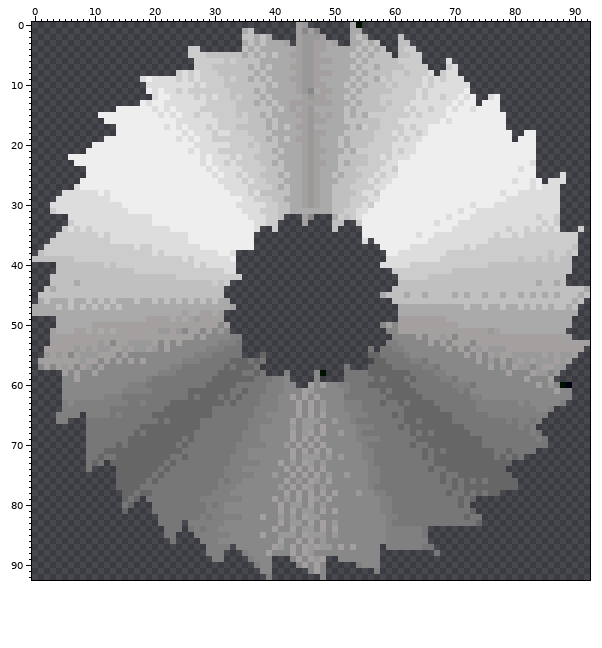
Sprite sheet: Sunsinger.gmx/sprites/images/spr_blade_1.png. Above, as it was before the edit.
The file is 93x93 pixels. Colours within 5 levels of each other are drawn and written as one.
And afterwards:
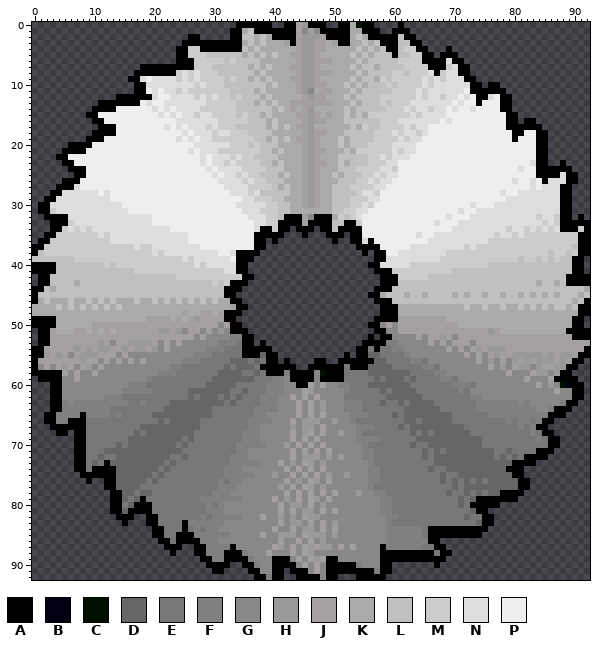
Palette (. is transparent): A #000000  B #000011  C #001100  D #666666  E #777777  F #808080  G #888888  H #999999  J #a4a0a0  K #aaaaaa  L #c0c0c0  M #cccccc  N #dddddd  P #eeeeee
The edit:
Changed rows in their new state; - is an unchanged pixel.
first column x 0:
 0 ----------------------------------AAAAAA--AA--AAA--AA--AA----A-------------------------------
 1 ---------------------------------AA--AAAAAAA----AAAAA--AAA--AAA------------------------------
 2 --------------------------AA-----AA-----AAAA-----AAAA---AAAAA-AA-----------------------------
 3 -------------------------AAAAAAAAAA--------A-------AA-----AAA--AA----------------------------
 4 ------------------------AA--AAAAAAA------------------------AA---AA---A-----------------------
 5 ------------------------AA----------------------------------A----AA-AAA----------------------
 6 ------------------------AAA--------------------------------------AAAA-AA---------------------
 7 ------------------AAAAAAAAA---------------------------------------AAA--AA--------------------
 8 -----------------AAAAAAA-------------------------------------------A---AA--------------------
 9 ----------------AA------------------------------------------------------AA-------------------
10 -----------------AA------------------------------------------------------AA-AA---------------
11 -----------------AA------------------------------------------------------AAAAAA--------------
12 --------------AAAAAA------------------------------------------------------AA--AA-------------
13 -----------AAAAAAA--------------------------------------------------------A---AA-------------
14 ----------AAAA----------------------------------------------------------------AA-------------
15 ---------AA--------------------------------------------------------------------AA------------
16 ----------AA-------------------------------------------------------------------AA-AA---------
17 -----------AAA-----------------------------------------------------------------AAAAAA--------
18 ----------AAAA------------------------------------------------------------------AA--AA-------
19 ---------AAA--------------------------------------------------------------------A---AA-------
20 ------AAAA--------------------------------------------------------------------------AA-------
21 -----AAAA---------------------------------------------------------------------------AA-------
22 ----AA------------------------------------------------------------------------------AA-------
23 -----AA-----------------------------------------------------------------------------AA--A----
24 ------AAA---------------------------------------------------------------------------AAAAAA---
25 -------AA---------------------------------------------------------------------------AAAA-AA--
26 -----AAA-----------------------------------------------------------------------------A---AA--
27 ----AAA---------------------------------------------------------------------------------AA---
28 ---AA-----------------------------------------------------------------------------------AA---
29 --AA------------------------------------------------------------------------------------AA---
30 -AA-------------------------------------------------------------------------------------AA---
31 -AA-------------------------------------------------------------------------------------AA---
32 --AAAA------------------------------------AAA--AAA--------------------------------------AA-A-
33 ---AAA-----------------------------------AAAA-AAAA--AA----------------------------------AAAAA
34 ---AA---------------------------------AA-AA-AAA-AA-AAAA---------------------------------AAA-A
35 --AA---------------------------------AAAAA---A---AAA-AA------------------------------------AA
36 -AA----------------------------------AA-A---------A--AA-A----------------------------------AA
37 AA-----------------------------------AA---------------AAAA---------------------------------AA
38 A---------------------------------AAAA-----------------A-AA--------------------------------AA
39 ----------------------------------AAA--------------------AA-------------------------------AA-
40 AAAA------------------------------AA--------------------AA--------------------------------AA-
41 AAAA------------------------------AA---------------------AAA------------------------------AA-
42 -AA--------------------------------AA---------------------AAA----------------------------AAAA
43 -AA------------------------------AAA----------------------AAA----------------------------AAAA
44 AA------------------------------AAA----------------------AAA---------------------------------
45 A-------------------------------AA----------------------AA-----------------------------------
46 A--------------------------------AA----------------------AAA--------------------------------A
47 ----------------------------------AA----------------------AAA------------------------------AA
48 --------------------------------AAA-----------------------AAA------------------------------AA
49 AAAA----------------------------AA-----------------------AAAA-----------------------------AA-
50 AAAA-----------------------------AA---------------------AA--------------------------------AA-
51 -AA------------------------------AAA---------------------AA------------------------------AAAA
52 -AA--------------------------------AA-------------------A-AA------------------------------AAA
53 -AA--------------------------------AA-A----------------AAAA----------------------------------
54 AA---------------------------------AAAAA--------------AA-A----------------------------------A
55 AA---------------------------------AAA-AA-----------A-AA-----------------------------------AA
56 A--------------------------------------AA-A----AA--AAAAAA---------------------------------AA-
57 A-------------------------------------AAAAAA--AAAAAA-AAA---------------------------------AA--
58 AAAAA----------------------------------AAA-AAAA--AAA------------------------------------AA---
59 -AAAA--------------------------------------AAAA-AAAA-----------------------------------AAAA--
60 ---AA---------------------------------------AA--------------------------------------------AA-
61 ---AA-------------------------------------------------------------------------------------AA-
62 ---AA-------------------------------------------------------------------------------------AA-
63 ---AA------------------------------------------------------------------------------------AA--
64 ---AA----------------------------------------------------------------------------------AAA---
65 --AA----A-----------------------------------------------------------------------------AAA----
66 --AA--AAA----------------------------------------------------------------------------AA------
67 ---AAAAAA---------------------------------------------------------------------------AA-------
68 ----AA-AA----------------------------------------------------------------------------AA------
69 -------AA-----------------------------------------------------------------------------AA-----
70 -------AA-----------------------------------------------------------------------------AA-----
71 -------AA---------------------------------------------------------------------------AAA------
72 -------AA-------------------------------------------------------------------------AAAA-------
73 -------AA---A-------------------------------------------------------------------AAAA---------
74 -------AA-AAAA-----------------------------------------------------------------AAA-----------
75 --------AAAAAA------------------------------------------------------------------AA-----------
76 ---------A--AA-------------------------------------------------------------------AA----------
77 ------------AA-------------------------------------------------------------------AA----------
78 -------------AA---------------------------------------------------------------AAAA-----------
79 -------------AA---A-------------------------------------------------------AAAAAAA------------
80 -------------AA--AAA-----------------------------------------------------AAAAA---------------
81 -------------AA-AAAA------------------------------------------------------AA-----------------
82 --------------AAA--AA------------------------------------------------------AA----------------
83 ---------------A---AA----A-------------------------------------------------AA----------------
84 --------------------AA---A----------------------------------------AAAAAAAAAA-----------------
85 --------------------AA--AAA---------------------------------------AAAAAAAAA------------------
86 ---------------------AA-AAAA--------------------------------------AA-------------------------
87 ----------------------AAA--AA----A------------------------A--------AA------------------------
88 -----------------------A---AA---AAA-----------------------AAAAAAAAA-AA-----------------------
89 ----------------------------AA--AAAA----AAA------AA-------AAAAAAAAAAA------------------------
90 -----------------------------AAAA--AA---AAAA-----AAAAA----AA-------A-------------------------
91 ------------------------------AA----AA--AA-AAA---AAAAAAAA-AA---------------------------------
92 -------------------------------------AA-AA--AAAA-AA---AAAAA----------------------------------
Changed places in both pictures, as pixel boxes (x1, y1, x2, y2):
added: (32, 22, 590, 580)
